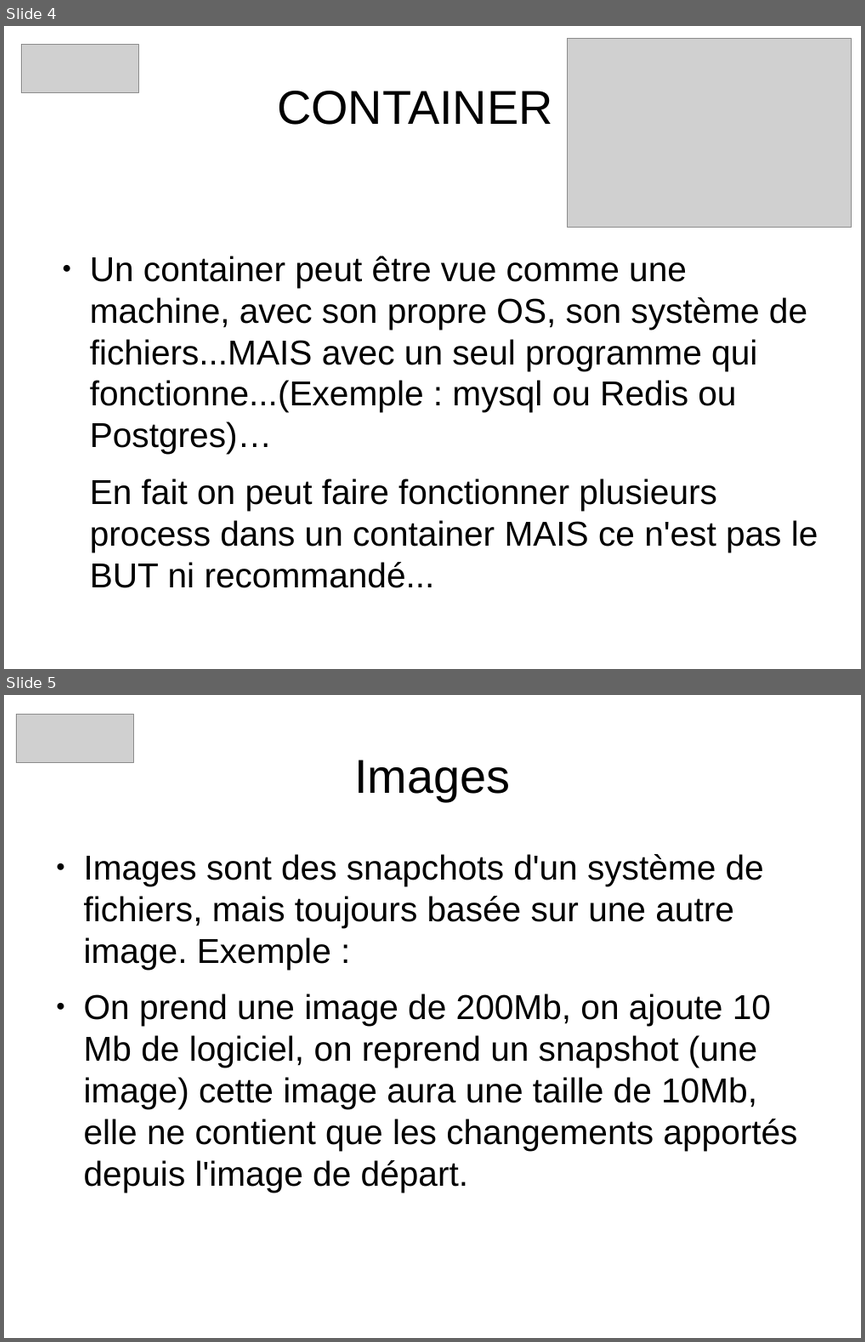
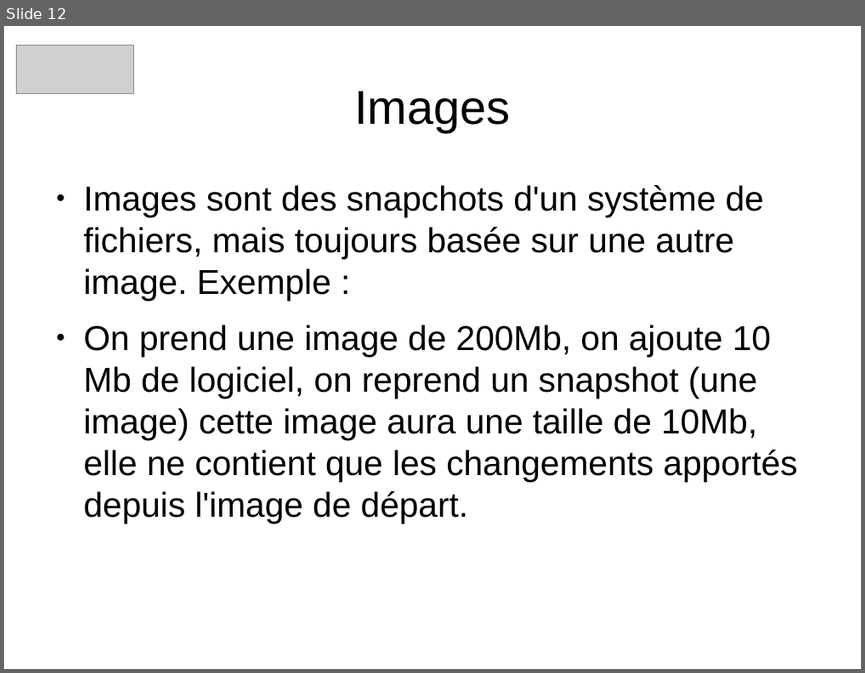
Before and after one commit to heylve/current, a slide deck: Rencontre_devs/docker_dev_conf_20_11_2017.odp. Shown one above the other, each under a label of ours: slides 4 and 5 before the commit, slide 12 after it. The pictures are 865x1342 and 865x673 pixels, drawn with LibreOffice and Linux fonts; fonts in the diff are those of the drawing; grey boxes stand for pictures. Boxes give left, top, right and bottom in pixels: in the first picture for what was removed or moved away, otherwise in the second. Text is boxed around its words. In the diff, an @@ line names an element or a change of style, - is before the commit and + after.

```diff
--- a/Rencontre_devs/docker_dev_conf_20_11_2017.odp
+++ b/Rencontre_devs/docker_dev_conf_20_11_2017.odp
@@ slide 4 removed at (4, 26, 861, 669), background #FFFFFF @@
@@ picture removed at (21, 45, 138, 93) @@
@@ picture removed at (567, 39, 851, 227) @@
@@ title removed at (277, 91, 553, 125) @@
-CONTAINER
@@ text removed at (90, 256, 818, 588) @@
-● Un container peut être vue comme une machine, avec son propre OS, son système de fichiers...MAIS avec un seul programme qui fonctionne...(Exemple : mysql ou Redis ou Postgres)…
-En fait on peut faire fonctionner plusieurs process dans un container MAIS ce n'est pas le BUT ni recommandé...
@@ what was slide 5 is now slide 12 @@
```
Also in this commit, not shown: 4 slides changed, 9 slides added.
